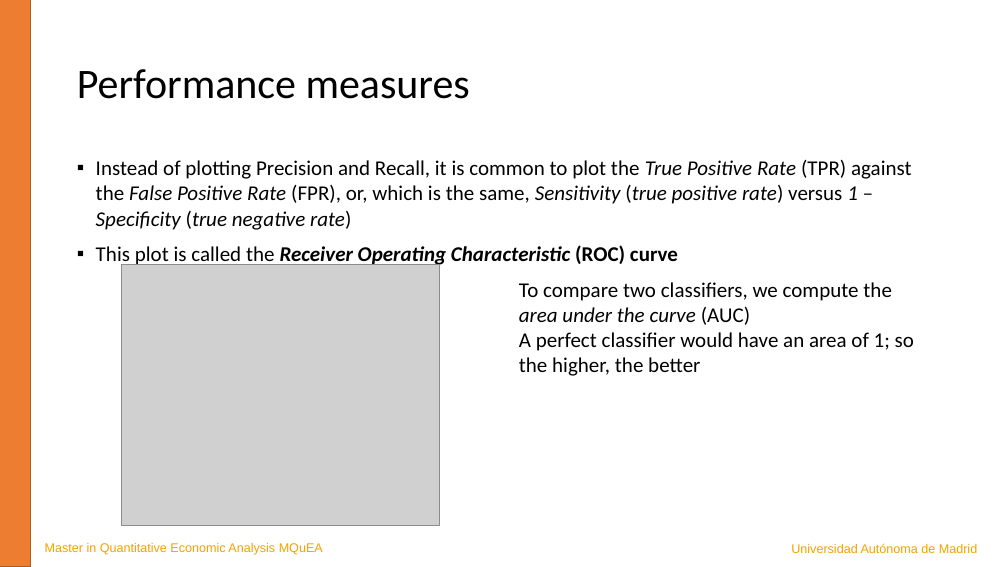
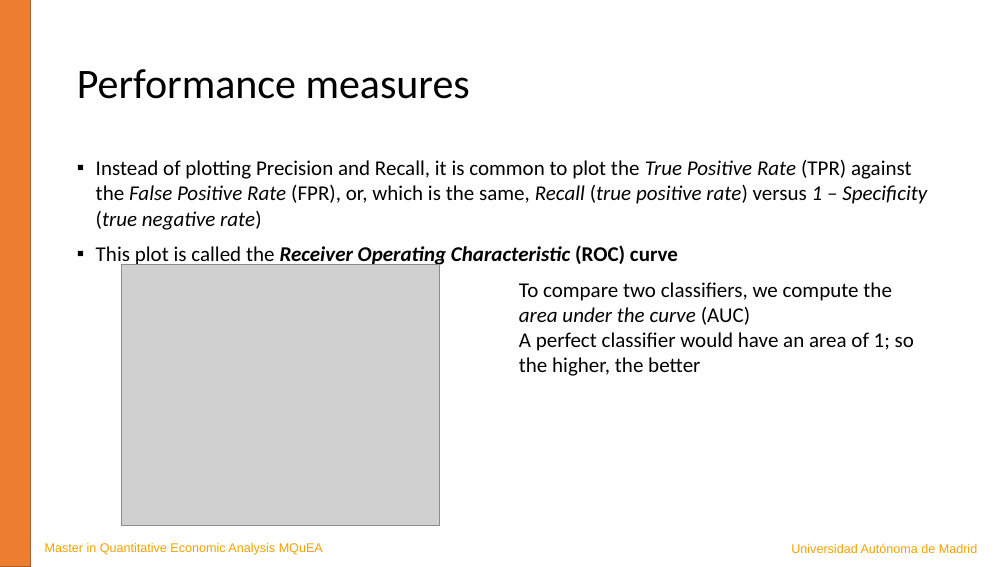
Before and after one commit to JavierBas/IMLEF-MQuEA, a slide deck: slide 20 of Course content/Slides/Topic 4 - Classification.pptx (slide 19 before the commit). Drawn at 1008x567 pixels with LibreOffice and Linux fonts; fonts in the diff are those of the drawing; grey boxes stand for pictures. Boxes give left, top, right and bottom in pixels: in the first picture for what was removed or moved away, otherwise in the second. Text is boxed around its words. In the diff, an @@ line names an element or a change of style, - is before the commit and + after.

```diff
--- a/Course content/Slides/Topic 4 - Classification.pptx
+++ b/Course content/Slides/Topic 4 - Classification.pptx
@@ text at (96, 160, 927, 230): text changed @@
-▪ Instead of plotting Precision and Recall, it is common to plot the True Positive Rate (TPR) against the False Positive Rate (FPR), or, which is the same, Sensitivity (true positive rate) versus 1 – Specificity (true negative rate)
+▪ Instead of plotting Precision and Recall, it is common to plot the True Positive Rate (TPR) against the False Positive Rate (FPR), or, which is the same, Recall (true positive rate) versus 1 – Specificity (true negative rate)
```
Also in this commit, not shown: 5 other slides changed, 1 slide added, 12 other files.
